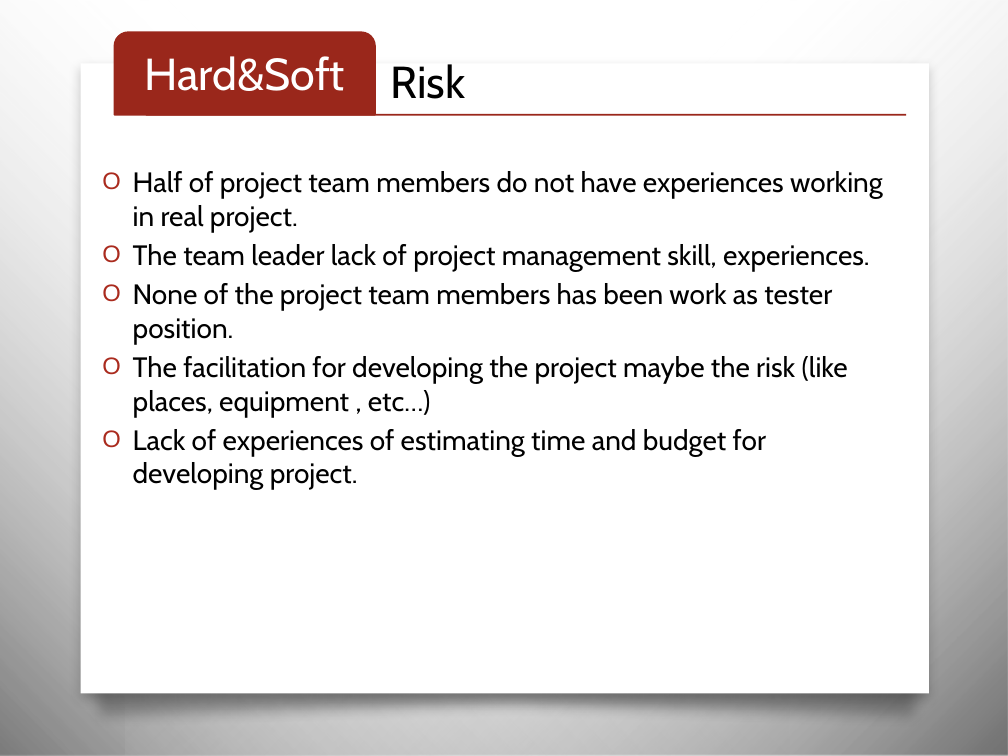
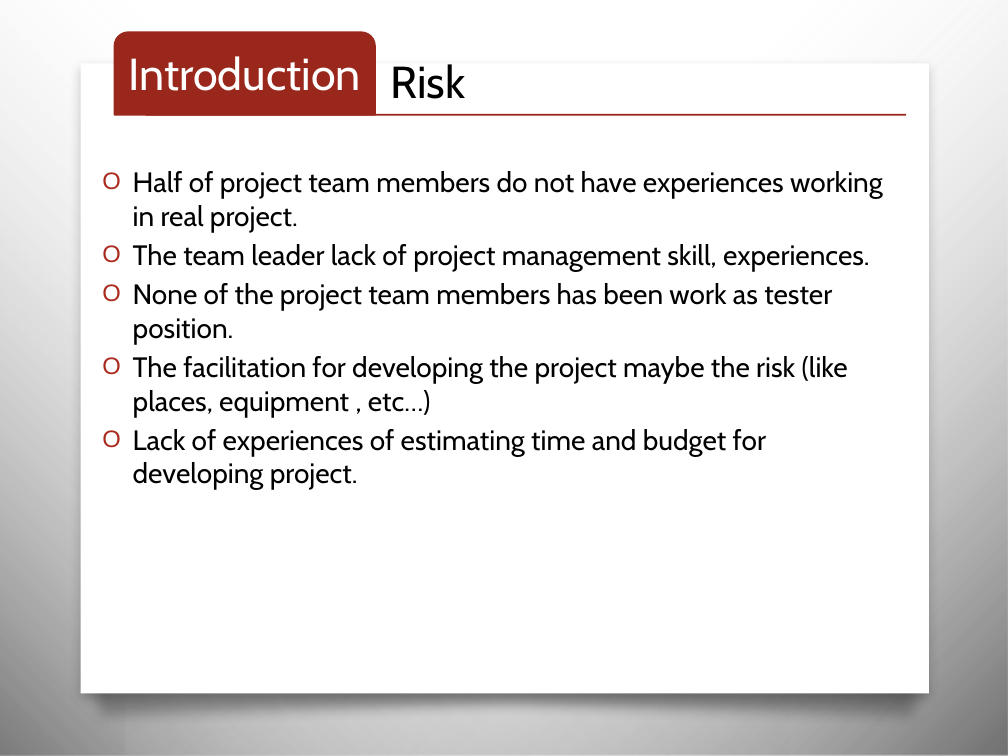
Before and after one commit to thanhlcm90/smart-menu-solution, a slide deck: slide 13 of Users/ThanhLCM/v1.1/Capstone Project.pptx (slide 24 before the commit). Drawn at 1008x756 pixels with LibreOffice and Linux fonts; fonts in the diff are those of the drawing; background and template pictures are left out. Boxes give left, top, right and bottom in pixels: in the first picture for what was removed or moved away, otherwise in the second. Text is boxed around its words. In the diff, an @@ line names an element or a change of style, - is before the commit and + after.

```diff
--- a/Users/ThanhLCM/v1.1/Capstone Project.pptx
+++ b/Users/ThanhLCM/v1.1/Capstone Project.pptx
@@ text at <box>129,56,361,91</box>: text changed @@
-Hard&Soft
+Introduction
```
Also in this commit, not shown: 2 other slides changed, 1 slide added, 1 slide removed.
